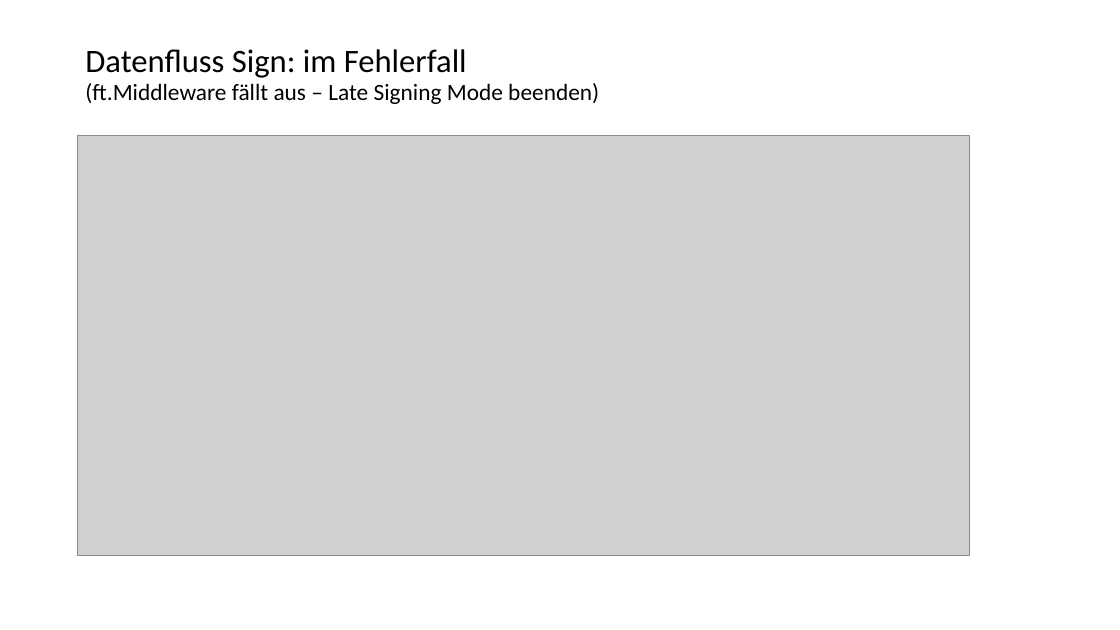
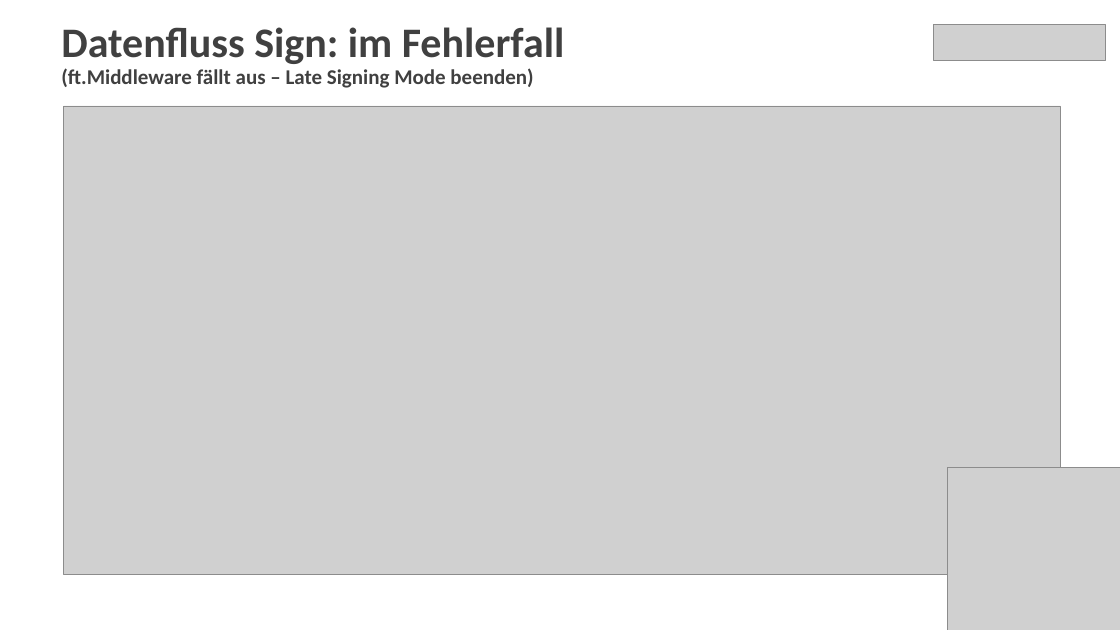
Before and after one commit to fiskaltrust/productdescription-de-doc, a slide deck: slide 16 of for-poscreators/presentation/media/lead-presentation-creator-de.pptx. Drawn at 1120x630 pixels with LibreOffice and Linux fonts; fonts in the diff are those of the drawing; grey boxes stand for pictures. Boxes give left, top, right and bottom in pixels: in the first picture for what was removed or moved away, otherwise in the second. Text is boxed around its words. In the diff, an @@ line names an element or a change of style, - is before the commit and + after.

```diff
--- a/for-poscreators/presentation/media/lead-presentation-creator-de.pptx
+++ b/for-poscreators/presentation/media/lead-presentation-creator-de.pptx
@@ title "Datenfluss Sign: im Fehlerfall (ft.Middleware ...": place and size @@
-title "Datenfluss Sign: im Fehlerfall (ft.Middleware ..." at [85, 49, 599, 104]
+title "Datenfluss Sign: im Fehlerfall (ft.Middleware ..." at [61, 27, 565, 88]
@@ title "Datenfluss Sign: im Fehlerfall (ft.Middleware ..." at [61, 27, 565, 88]: size 28 to 36 pt in "Datenfluss Sign: im Fehlerfall"; size 20 to 18 pt in "(ft.Middleware fällt aus – Late Signing Mode ..."; text colour #000000 to #404040, bold on; vertical alignment middle to top @@
@@ picture added at [933, 24, 1105, 61] @@
@@ picture: place and size @@
-picture at [77, 135, 970, 555]
+picture at [64, 106, 1060, 575]
@@ picture added at [948, 468, 1120, 630] @@
```
Also in this commit, not shown: 26 other slides changed, 3 slides added, 3 slides removed.
